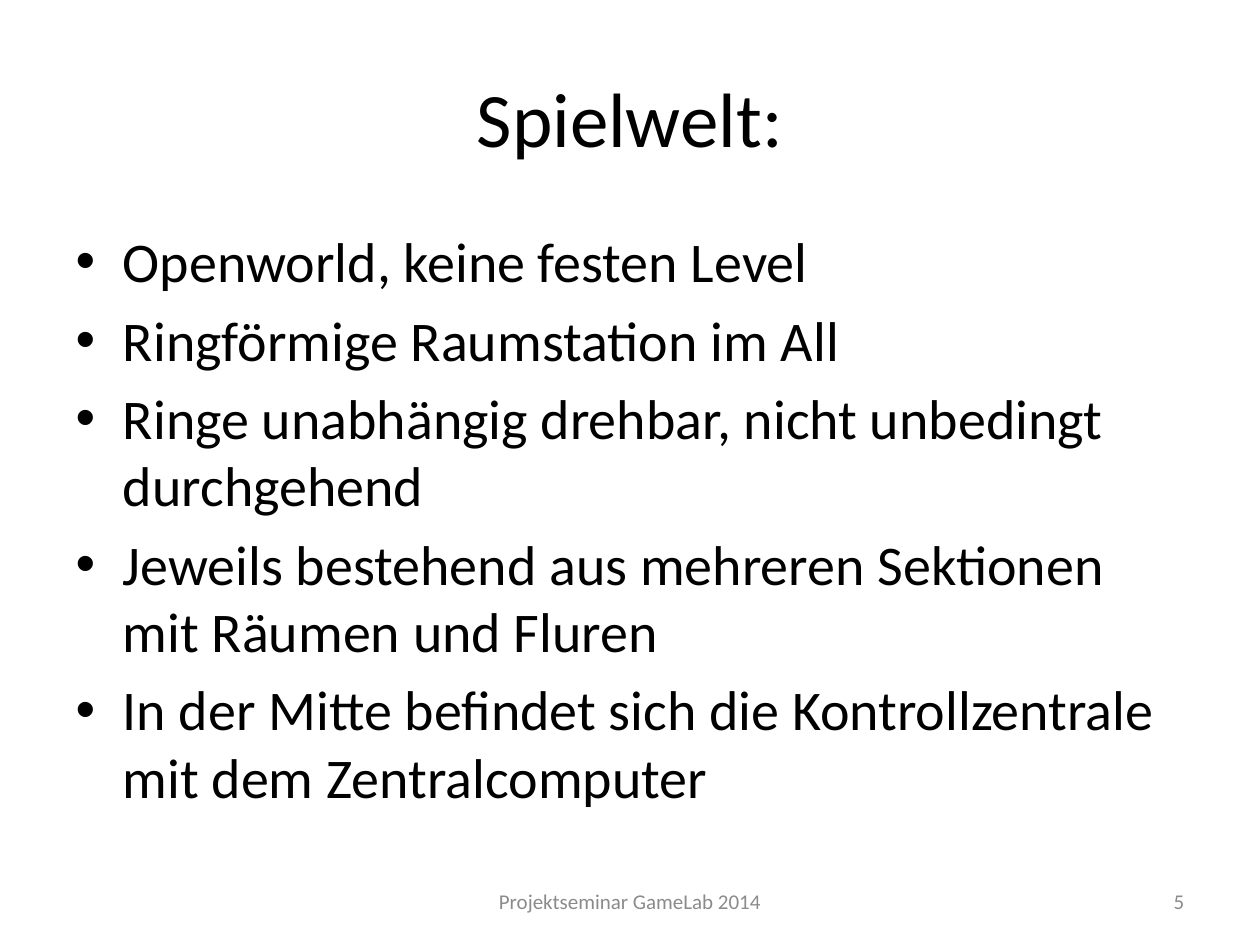
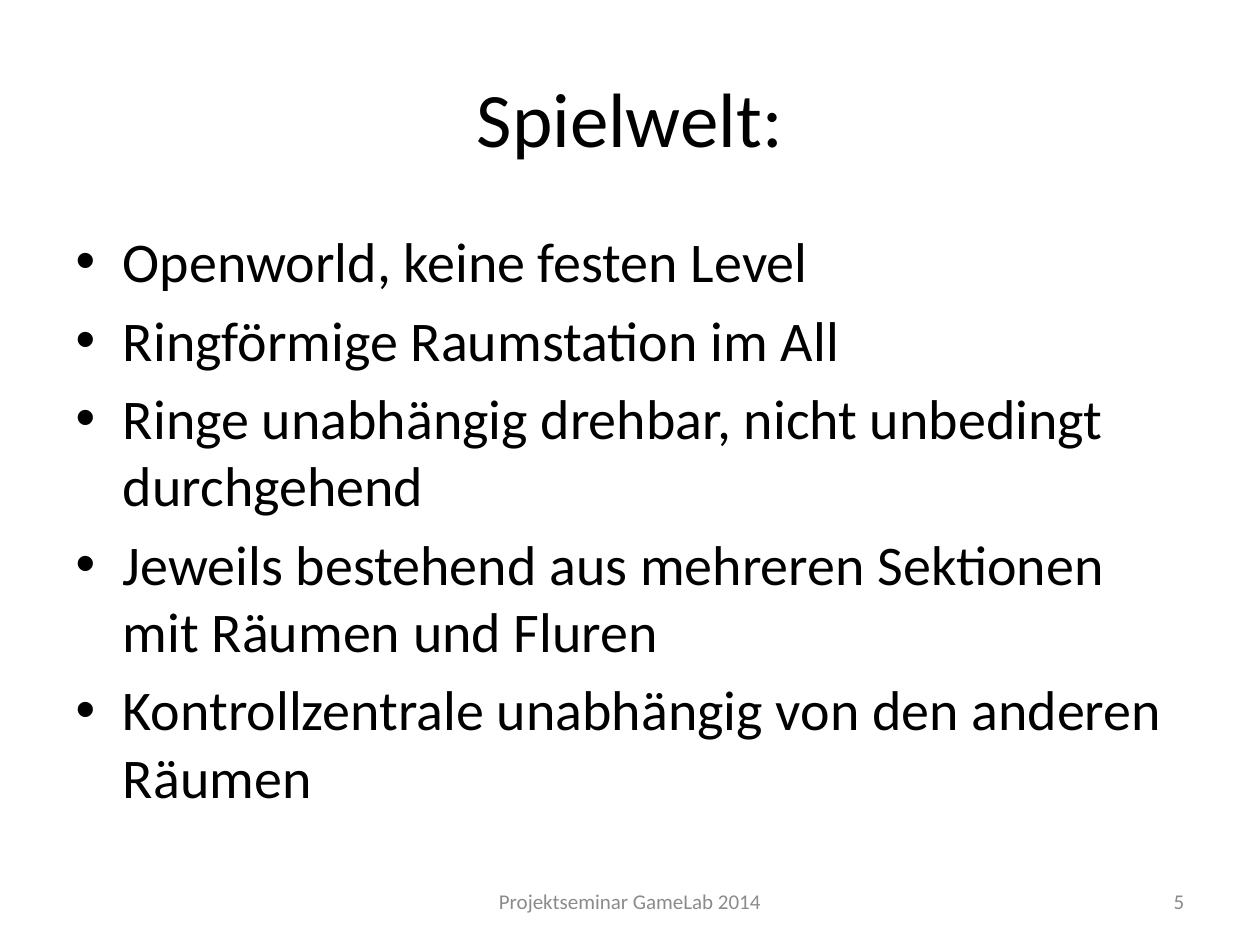
Before and after one commit to Instinctlol/gamelab2014, a slide deck: slide 5 of Abschlusspräsentation/SpielkonzeptFINAL.pptx. Drawn at 1260x945 pixels with LibreOffice and Linux fonts; fonts in the diff are those of the drawing; background and template pictures are left out. Boxes give left, top, right and bottom in pixels: in the first picture for what was removed or moved away, otherwise in the second. Text is boxed around its words. In the diff, an @@ line names an element or a change of style, - is before the commit and + after.

```diff
--- a/Abschlusspräsentation/SpielkonzeptFINAL.pptx
+++ b/Abschlusspräsentation/SpielkonzeptFINAL.pptx
@@ text at <box>123,691,1161,799</box>: text changed @@
-• In der Mitte befindet sich die Kontrollzentrale mit dem Zentralcomputer
+• Kontrollzentrale unabhängig von den anderen Räumen
```
Also in this commit, not shown: 10 other slides changed, 1 slide added, 1 slide removed, 3 other files.
